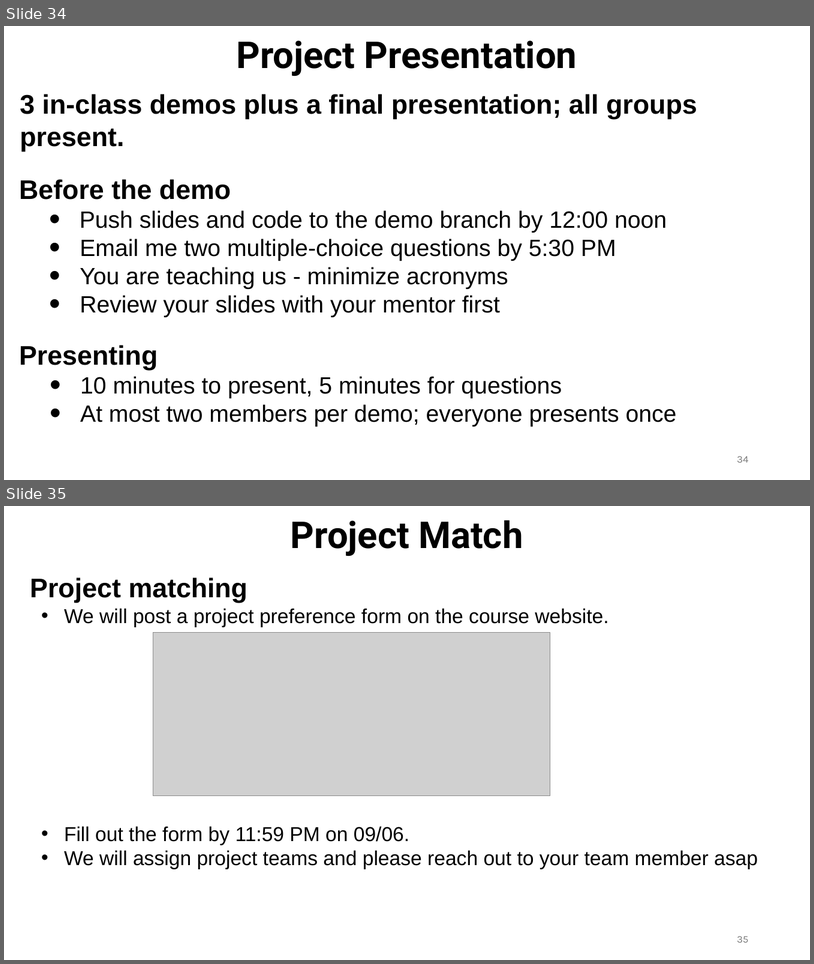
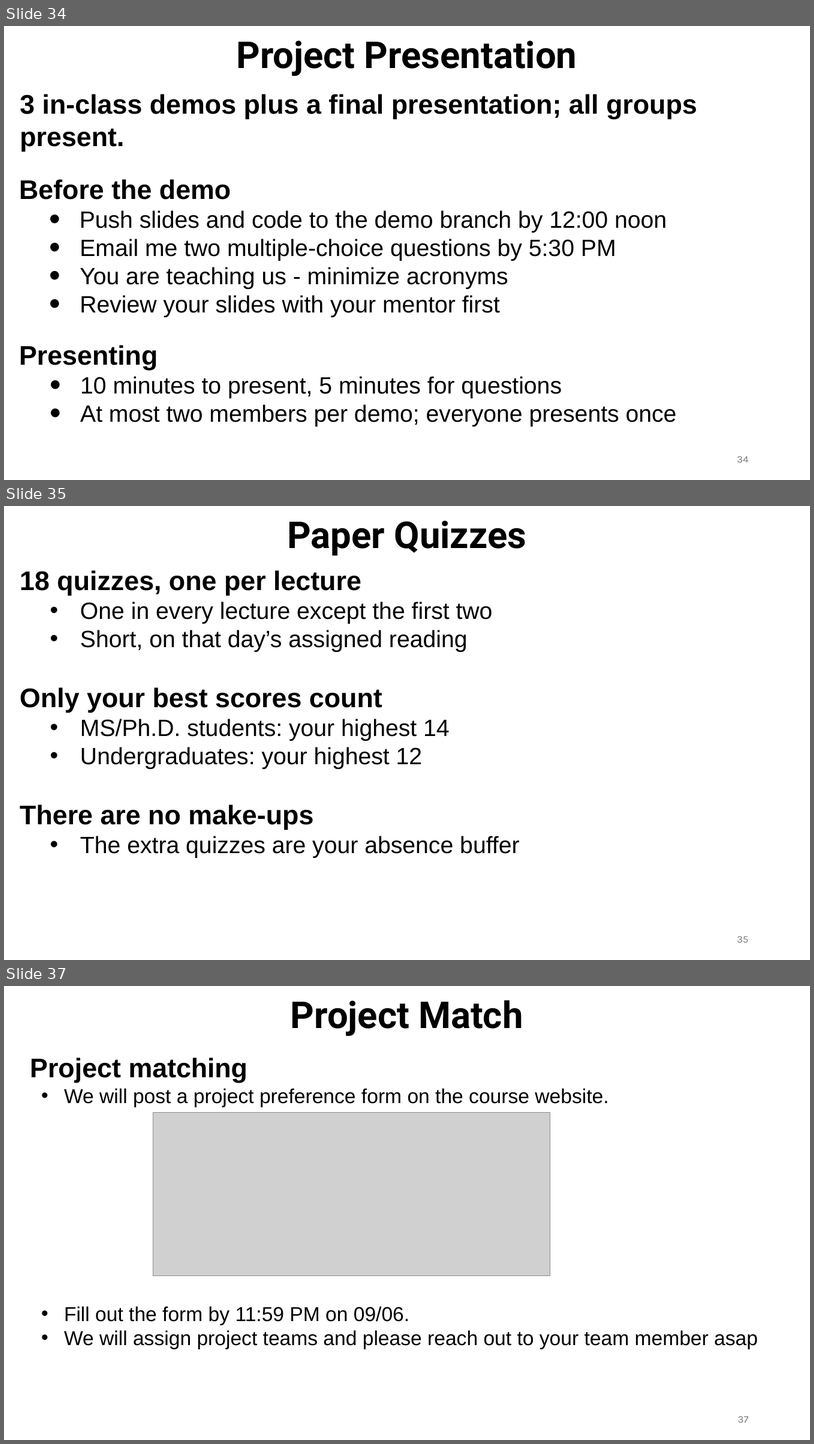
Before and after one commit to ec528/ec528.github.io, a slide deck: slides/fall26/1-introduction.pptx. Shown one above the other, each under a label of ours: slides 34 and 35 before the commit, slides 34, 35 and 37 after it; the slides between them are not shown. The pictures are 814x964 and 814x1444 pixels, drawn with LibreOffice and Linux fonts; fonts in the diff are those of the drawing; grey boxes stand for pictures. Boxes give left, top, right and bottom in pixels: in the first picture for what was removed or moved away, otherwise in the second. Text is boxed around its words. In the diff, an @@ line names an element or a change of style, - is before the commit and + after.

```diff
--- a/slides/fall26/1-introduction.pptx
+++ b/slides/fall26/1-introduction.pptx
@@ slide 35 added at [4, 506, 810, 960], background #FFFFFF @@
@@ text added at [287, 520, 527, 556], 44 pt, text #000000, bold @@
+Paper Quizzes
@@ text added at [20, 570, 519, 858], 28 pt, text #000000 @@
+18 quizzes, one per lecture
+  • One in every lecture except the first two
+  • Short, on that day’s assigned reading
+Only your best scores count
+  • MS/Ph.D. students: your highest 14
+  • Undergraduates: your highest 12
+There are no make-ups
+  • The extra quizzes are your absence buffer
@@ page number added at [737, 936, 749, 942], 12 pt, text #797979 @@
+35
@@ what was slide 35 is now slide 37 @@
@@ page number at [738, 1416, 749, 1422]: text changed @@
-35
+37
```
Also in this commit, not shown: 1 other slide added, 1 other file.
